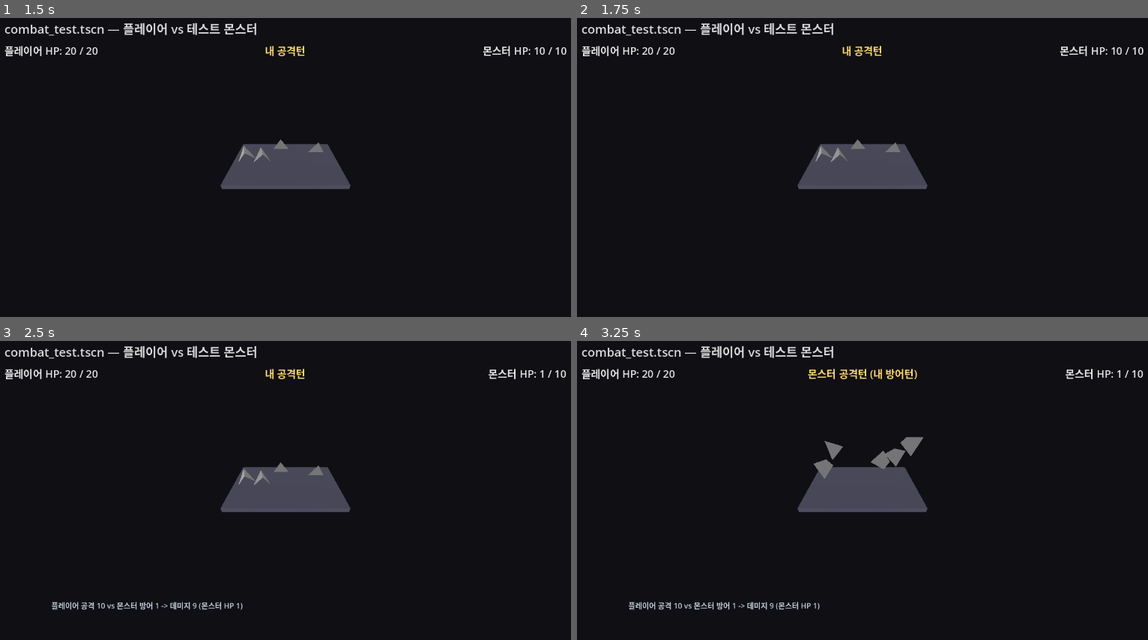
Above: before the commit, frames 1-4 (two rows, left to right).
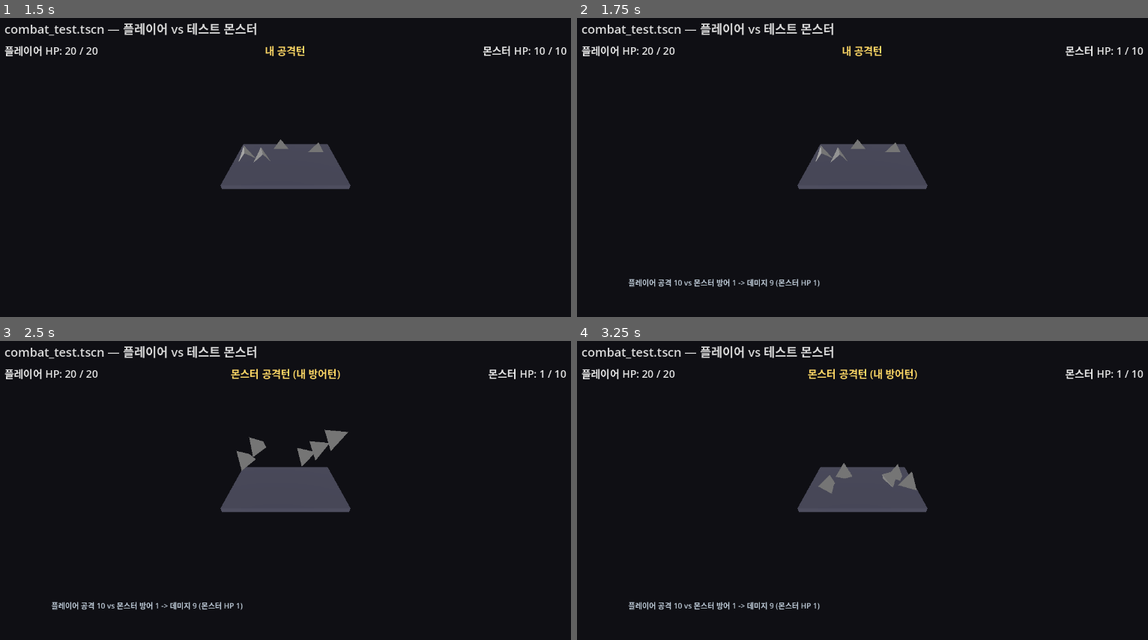
Above: after the commit, the same moments.

Repository: YGseok/ProjectD
Game: Godot game, scene res://scenes/combat_test.tscn
Two runs of this game, one before a commit and one after it. Both use one fixed random seed, a clock stepped at 60 frames per second and the inputs below. This scene is started directly instead of the project's main scene.
Inputs:
- Up to frame 1 (1.5 s): no input
- Up to frame 2 (1.75 s): no input
- Up to frame 3 (2.5 s): tap Enter at 2 s
- Up to frame 4 (3.25 s): no input

Frame 1 is identical in both runs. In frame 2, 0.6% of the frame differs, in the area x 8-100%, y 9-90%; in frame 3, 1.1%, in the area x 40-62%, y 9-49%; in frame 4, 1.0%.

Commit message:
feat: 전투 씬 다이스 정지 감지 실제 구현
교환마다 고정 시간(2.2초)만 기다리던 것을, 다이스의 linear/angular velocity를
매 물리 프레임 확인해 임계값 이하가 일정 프레임 지속되면 정지로 판단하도록 교체.
물리 이상으로 끝내 멈추지 않는 경우를 대비한 4초 안전장치 포함.
qa_shot.sh combat_test 140/300/1500으로 크래시 없이 정상 진행 확인.

Co-Authored-By: Claude Sonnet 5 <noreply@anthropic.com>

Diff:
--- a/scenes/combat_test.gd
+++ b/scenes/combat_test.gd
@@ -8,12 +8,16 @@
 ## 실제 합계는 DiceBag.roll()의 RNG 결과를 쓴다 (물리 다이스의 착지 면을 읽어 판정하는
 ## 기능은 아직 없음 — 알려진 이슈로 STATUS.md에 남김).
 ##
-## 다이스가 완전히 멈췄는지 감지하는 기능이 아직 없어서(STATUS.md 알려진 이슈),
-## 매 굴림마다 고정 시간(EXCHANGE_SETTLE_TIME)만큼 기다린 뒤 결과를 계산한다.
+## 다이스가 완전히 멈췄는지 실제로 감지한다 (linear/angular velocity가 임계값 밑으로
+## SETTLE_MIN_FRAMES 프레임 연속 유지되면 정지로 판단). 물리 이상 등으로 끝내 멈추지
+## 않는 경우를 대비해 SETTLE_MAX_WAIT 초과 시 강제로 진행한다 (안전장치).
 
 const DieD4Scene := preload("res://dice/die_d4.tscn")
 
-const EXCHANGE_SETTLE_TIME := 2.2
+const SETTLE_LIN_THRESHOLD := 0.05
+const SETTLE_ANG_THRESHOLD := 0.3
+const SETTLE_MIN_FRAMES := 15
+const SETTLE_MAX_WAIT := 4.0
 const EXCHANGE_PAUSE_TIME := 0.8
 const MAX_LOG_LINES := 7
 
@@ -62,7 +66,7 @@
 	_spawn_dice(atk_bag.count, -1.4)
 	_spawn_dice(def_bag.count, 1.4)
 
-	await get_tree().create_timer(EXCHANGE_SETTLE_TIME).timeout
+	await _wait_for_dice_to_settle()
 
 	var atk_total := atk_bag.roll()
 	var def_total := def_bag.roll()
@@ -85,6 +89,33 @@
 		turn_label.text = "패배... (플레이어 사망)"
 
 	await get_tree().create_timer(EXCHANGE_PAUSE_TIME).timeout
+
+
+## 씬에 있는 모든 다이스가 정지했다고 판단될 때까지 기다린다.
+func _wait_for_dice_to_settle() -> void:
+	var elapsed := 0.0
+	var settled_frames := 0
+	while true:
+		await get_tree().physics_frame
+		elapsed += get_physics_process_delta_time()
+		if _all_dice_settled():
+			settled_frames += 1
+			if settled_frames >= SETTLE_MIN_FRAMES:
+				return
+		else:
+			settled_frames = 0
+		if elapsed >= SETTLE_MAX_WAIT:
+			return
+
+
+func _all_dice_settled() -> bool:
+	for child in dice_root.get_children():
+		if child is RigidBody3D:
+			if child.linear_velocity.length() > SETTLE_LIN_THRESHOLD:
+				return false
+			if child.angular_velocity.length() > SETTLE_ANG_THRESHOLD:
+				return false
+	return true
 
 
 func _spawn_dice(count: int, base_x: float) -> void:
Not shown, changed: docs/STATUS.md
